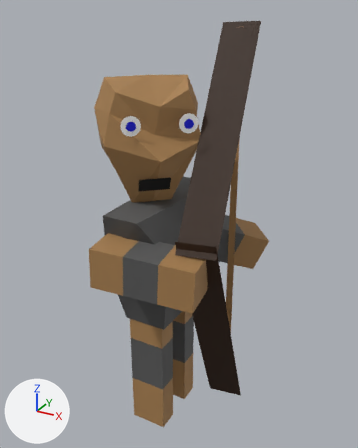
What one commit did to the OBJ model King Of Kings Docs/Models/archer2f.obj.
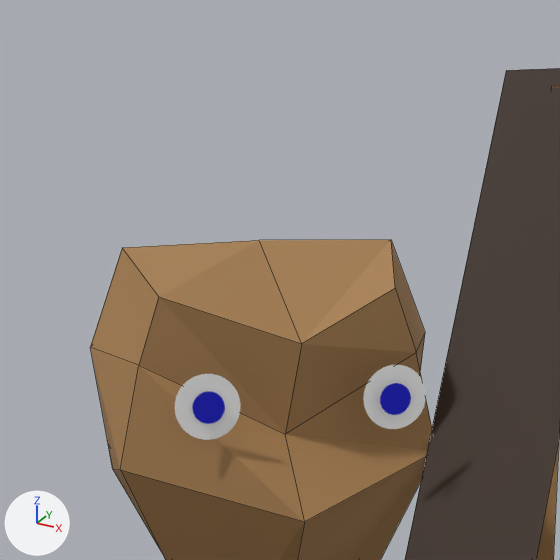
Each version appears first whole from a camera (50 mm lens) standing at (3.62, -6.6, 6.96) and looking at (0.08, -0.17, 3.75), and next in a close-up on the part from 19% to 67% of the width and 0% to 39% of the height. Arrows for +X, +Y and +Z are at lower left; the lights stay in place. The close-ups show mesh edges as thin lines. Where no turn or scale is listed for an object, it has been applied to the vertices.
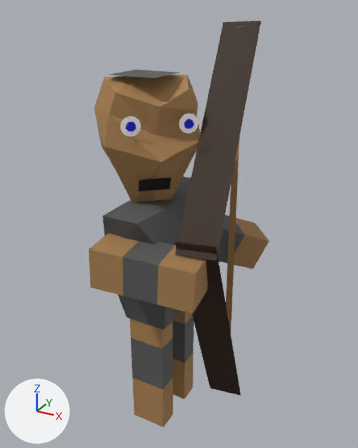
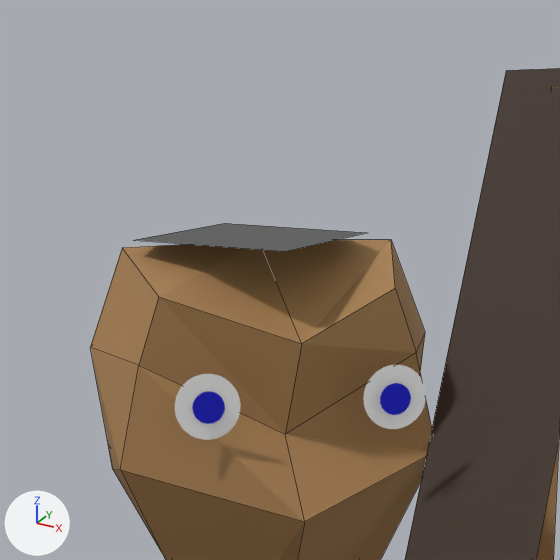
What differs and where, as boxes [x1, y1, x2, y2] in the close-ups (560 x 560 px):
'Plane.004_Plane.001', added: after [136, 223, 365, 251]

What changed in the scene script:
```text
Add me_plane_004_plane_001:
    me_plane_004_plane_001.from_pydata([(-0.614, -0.926, 6.109), (0.135, -0.926, 6.109), (-0.614, -0.228, 6.109), (0.135, -0.228, 6.109)], [], [(0, 1, 3, 2)])
    me_plane_004_plane_001.materials.append(mat_material_008)  # dark grey #585858
Add ob_plane_004_plane_001:
    ob_plane_004_plane_001 = bpy.data.objects.new('Plane.004_Plane.001', me_plane_004_plane_001)
    ob_plane_004_plane_001.location = (0.0, 0.0, 0.0)
```
